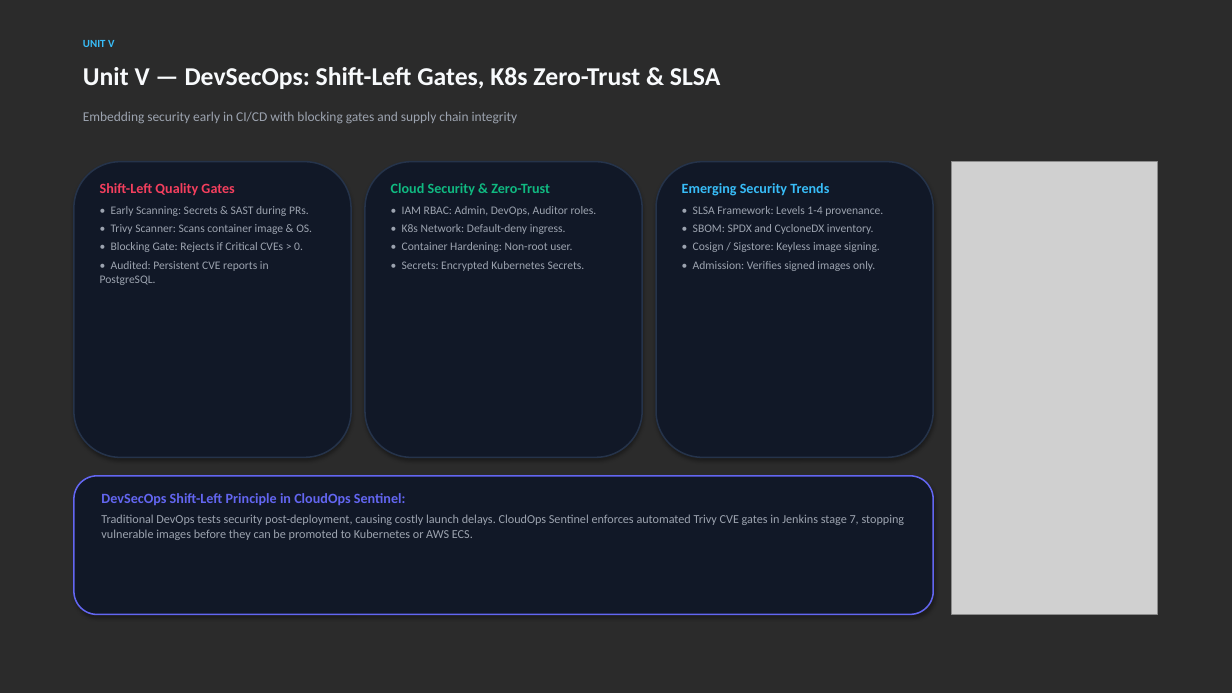
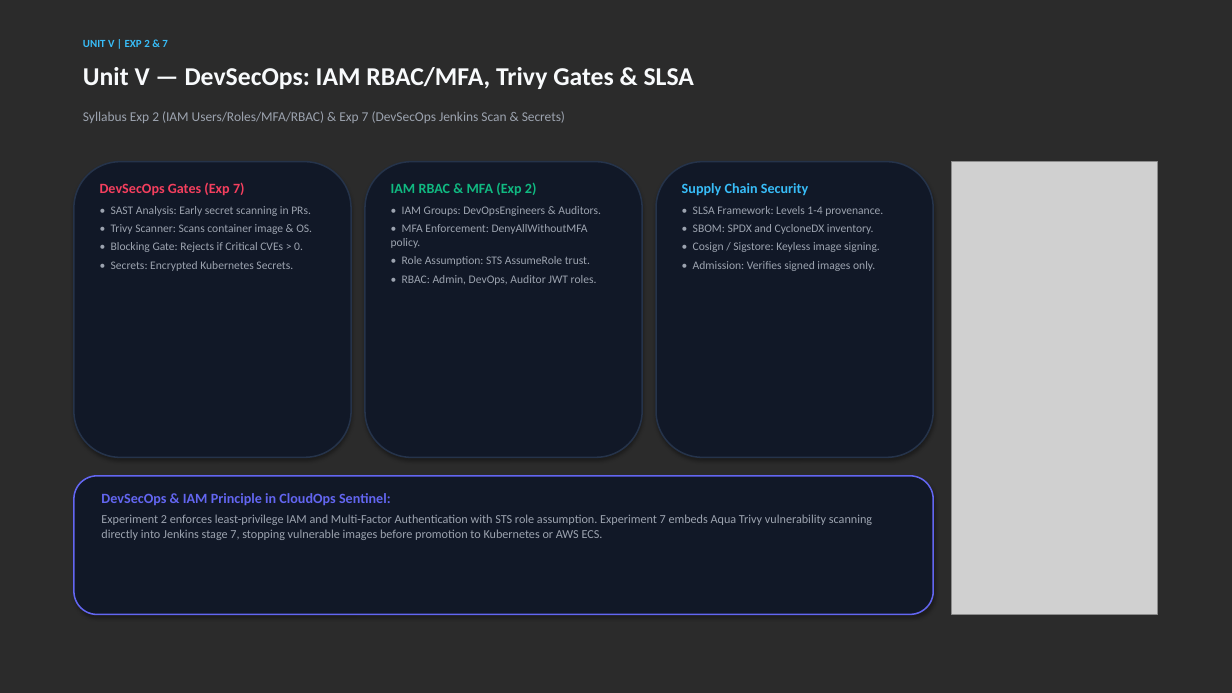
Before and after one commit to phanindra267/DevOps-WebApp, a slide deck: slide 9 of CloudOps_Sentinel_INT378_Presentation.pptx. Drawn at 1232x693 pixels with LibreOffice and Linux fonts; fonts in the diff are those of the drawing; grey boxes stand for pictures; background and template pictures are left out; a plain dark background stands for a picture behind light text. Boxes give left, top, right and bottom in pixels: in the first picture for what was removed or moved away, otherwise in the second. Text is boxed around its words. In the diff, an @@ line names an element or a change of style, - is before the commit and + after.

Commit message:
feat(syllabus): implement all 11 practical experiments for Session 2026-27

```diff
--- a/CloudOps_Sentinel_INT378_Presentation.pptx
+++ b/CloudOps_Sentinel_INT378_Presentation.pptx
@@ text at [83,40,168,47]: text changed @@
-UNIT V
+UNIT V | EXP 2 & 7
@@ text at [83,67,694,89]: text changed @@
-Unit V — DevSecOps: Shift-Left Gates, K8s Zero-Trust & SLSA
+Unit V — DevSecOps: IAM RBAC/MFA, Trivy Gates & SLSA
@@ text at [83,111,565,123]: text changed @@
-Embedding security early in CI/CD with blocking gates and supply chain integrity
+Syllabus Exp 2 (IAM Users/Roles/MFA/RBAC) & Exp 7 (DevSecOps Jenkins Scan & Secrets)
@@ text at [100,182,311,216]: text changed @@
-Shift-Left Quality Gates
-• Early Scanning: Secrets & SAST during PRs.
+DevSecOps Gates (Exp 7)
+• SAST Analysis: Early secret scanning in PRs.
@@ text at [391,183,601,285]: text changed @@
-Cloud Security & Zero-Trust
-• IAM RBAC: Admin, DevOps, Auditor roles.
-• K8s Network: Default-deny ingress.
-• Container Hardening: Non-root user.
-• Secrets: Encrypted Kubernetes Secrets.
+IAM RBAC & MFA (Exp 2)
+• IAM Groups: DevOpsEngineers & Auditors.
+• MFA Enforcement: DenyAllWithoutMFA policy.
+• Role Assumption: STS AssumeRole trust.
+• RBAC: Admin, DevOps, Auditor JWT roles.
@@ text at [682,183,808,196]: text changed @@
-Emerging Security Trends
+Supply Chain Security
@@ text at [111,261,293,271]: text changed @@
-• Audited: Persistent CVE reports in PostgreSQL.
+• Secrets: Encrypted Kubernetes Secrets.
@@ text at [101,493,872,540]: text changed @@
-DevSecOps Shift-Left Principle in CloudOps Sentinel:
-Traditional DevOps tests security post-deployment, causing costly launch delays. CloudOps Sentinel enforces automated Trivy CVE gates in Jenkins stage 7, stopping vulnerable images before they can be promoted to Kubernetes or AWS ECS.
+DevSecOps & IAM Principle in CloudOps Sentinel:
+Experiment 2 enforces least-privilege IAM and Multi-Factor Authentication with STS role assumption. Experiment 7 embeds Aqua Trivy vulnerability scanning directly into Jenkins stage 7, stopping vulnerable images before promotion to Kubernetes or AWS ECS.
```
Also in this commit, not shown: 7 other slides changed, 12 other files.
